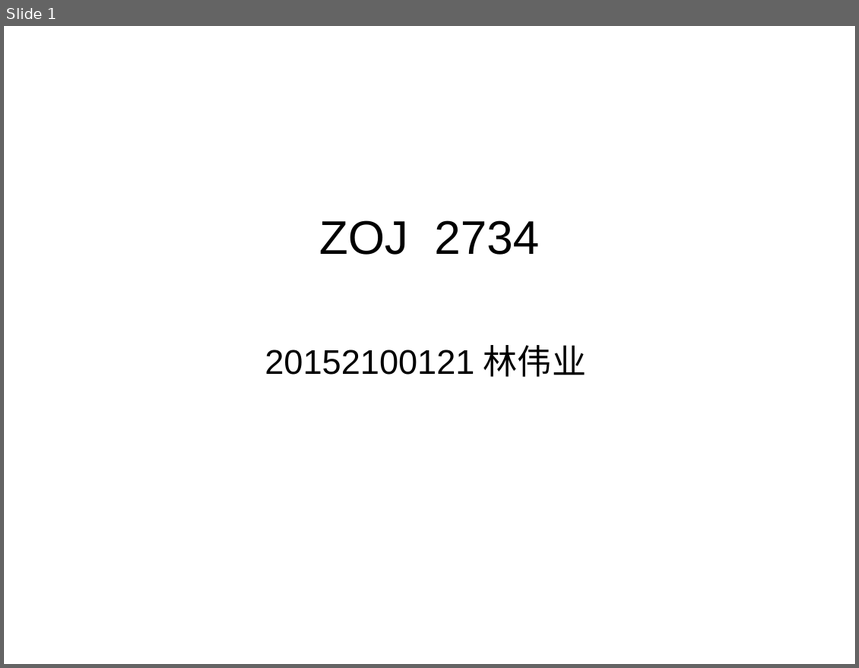
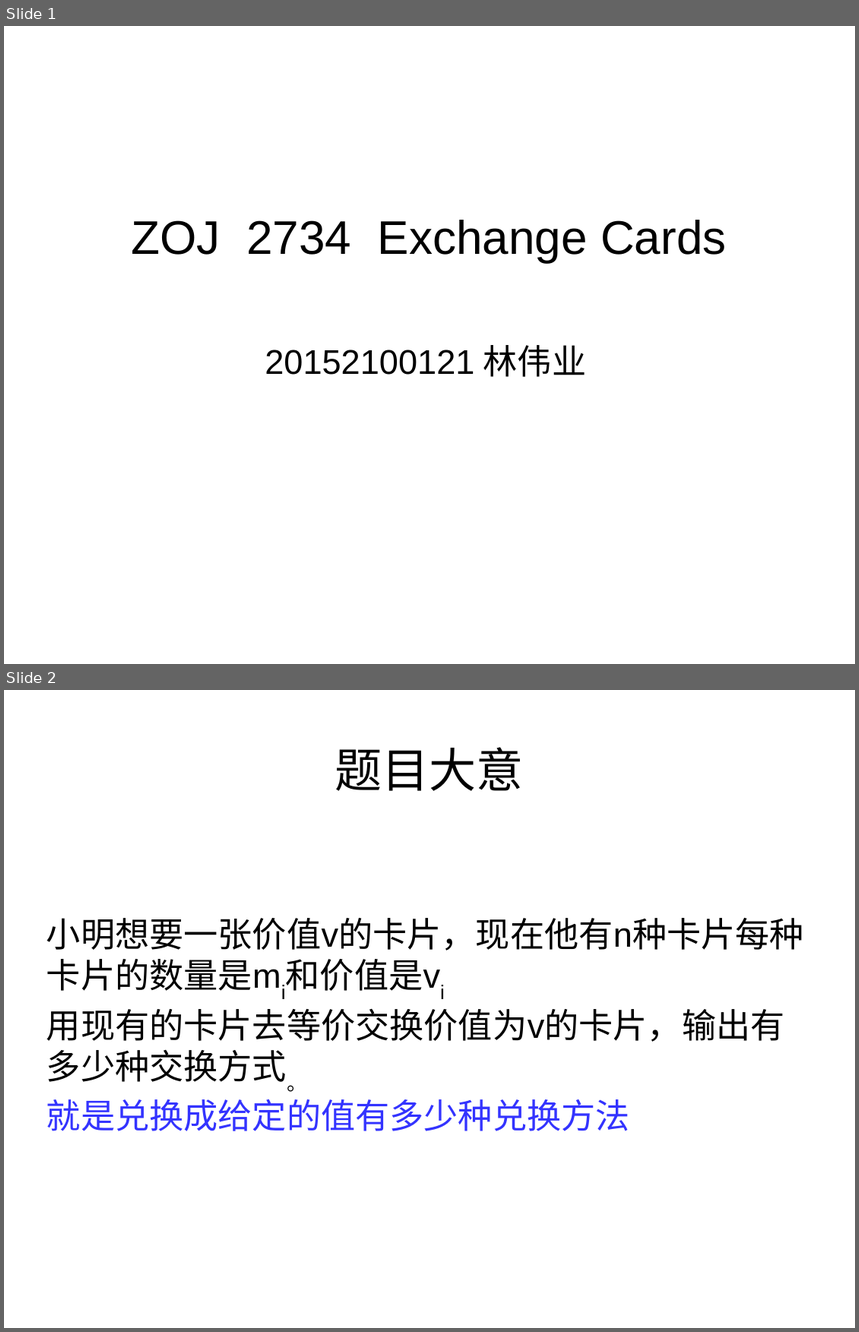
Before and after one commit to claviering/20152100000name, a slide deck: ZOJ 2734 讲解.pptx. Shown one above the other, each under a label of ours: slide 1 before the commit, slides 1 and 2 after it. The pictures are 859x668 and 859x1332 pixels, drawn with LibreOffice and Linux fonts; fonts in the diff are those of the drawing. Boxes give left, top, right and bottom in pixels: in the first picture for what was removed or moved away, otherwise in the second. Text is boxed around its words. In the diff, an @@ line names an element or a change of style, - is before the commit and + after.

```diff
--- a/ZOJ 2734 讲解.pptx
+++ b/ZOJ 2734 讲解.pptx
@@ slide 2 added at [4, 690, 855, 1328], background #FFFFFF @@
@@ text added at [335, 747, 524, 791], 44 pt, text #000000 @@
+题目大意
@@ text added at [47, 918, 804, 1132], 32 pt, text #000000 @@
+小明想要一张价值v的卡片，现在他有n种卡片每种卡片的数量是mi和价值是vi
+用现有的卡片去等价交换价值为v的卡片，输出有多少种交换方式。
+就是兑换成给定的值有多少种兑换方法
@@ slide 1 changed as well @@
@@ text at [132, 220, 727, 262]: text changed @@
-ZOJ 2734
+ZOJ 2734 Exchange Cards
```
Also in this commit, not shown: 2 other slides added.
